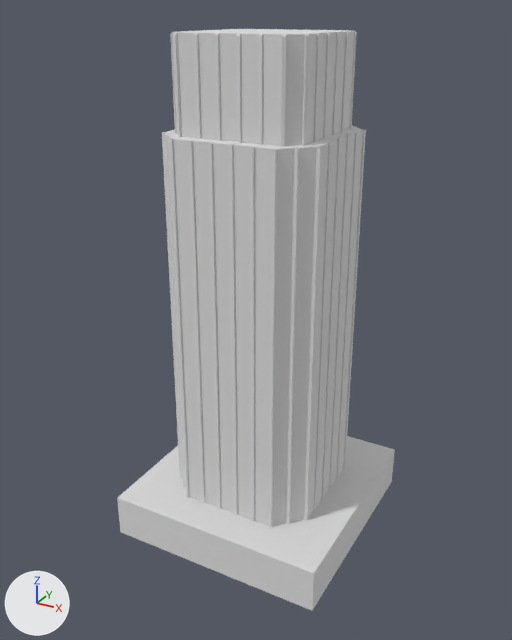
Renders of the glTF model public/models/skyscraper-huge.glb from each side of a commit.
One viewpoint serves both versions: a 50 mm camera at (40.8, -76.4, 62.4) aimed at (-0.5, -1.3, 24.8). Every picture has the same lights, and +X, +Y and +Z are marked at lower left. Where no turn or scale is listed for an object, it has been applied to the vertices.

Before the edit, the objects in view are built like this:
```python
me_skyscraper_huge = bpy.data.meshes.new('skyscraper-huge')
me_skyscraper_huge.from_pydata(...)  # 1055 vertices, 1760 faces; spans x -15.0..15.0, y -15.0..15.0, z -6.0..60.0
me_skyscraper_huge.materials.append(mat_lowpoly_colors)  # white #e7e7e7
ob_skyscraper_huge = bpy.data.objects.new('skyscraper-huge', me_skyscraper_huge)
ob_skyscraper_huge.location = (0.0, 0.0, 0.0)
```
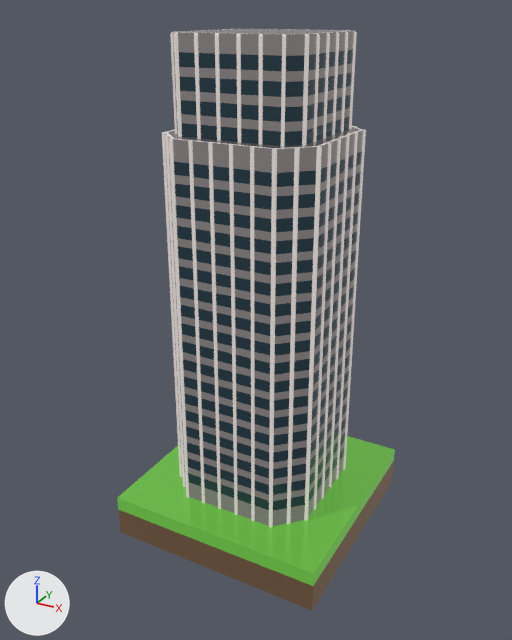
Boxes (x1, y1, x2, y2) around the edits, measured in the pictures (512 x 640 px):
'skyscraper-huge', recoloured: (117, 29, 395, 611) in both

The change, as a list of edits to the scene's bpy script:
```text
Add img_base:
    img_base = load_image('base', '_unpacked/base', 1024, 1024, 'sRGB')
Add mat_lowpoly_colors_001:
    mat_lowpoly_colors_001 = bpy.data.materials.new('LOWPOLY-COLORS.001')
    # uses the picture img_base
Change me_skyscraper_huge:
    where me_skyscraper_huge.from_pydata(...)  # 1055 vertices, 1760 faces; spans x -15.0..15.0, y -15.0..15.0, z -6.0..60.0
    remove me_skyscraper_huge.materials.append(mat_lowpoly_colors)  # white #e7e7e7
    add me_skyscraper_huge.materials.append(mat_lowpoly_colors_001)
```
